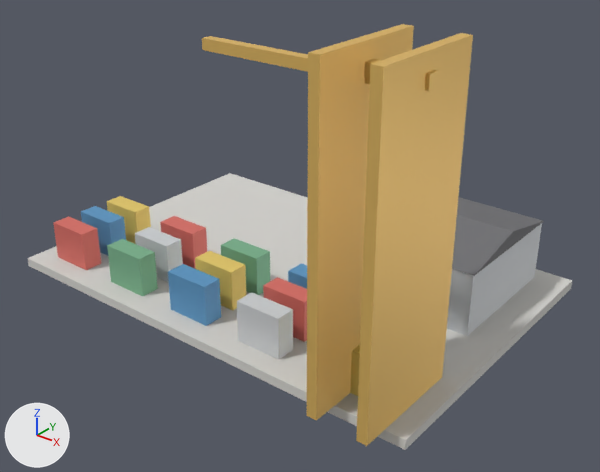
The glTF model client/public/models/port.glb: old version first, new version second.
Both versions are drawn from a 50 mm lens placed at (61.3, -75.2, 53.0), pointed at (4.4, -4.0, 8.9). Lighting does not change. The marker at lower left points along +X, +Y and +Z. The older version comes first. Where no turn or scale is listed for an object, it has been applied to the vertices. Vertices at exactly the same position are counted once.
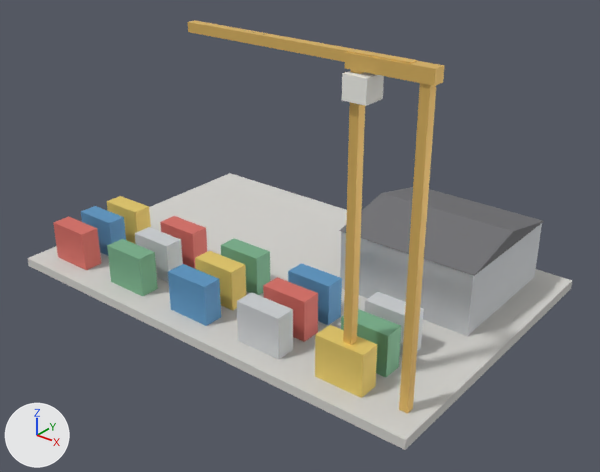
Changed parts and their boxes [x1, y1, x2, y2] in the pictures (600 x 472 px; the box of a moved part takes in the faces that stretch with it):
```json
{"object": "Cube.032", "change": "reshaped, moved, rescaled", "before": [307, 24, 473, 446], "after": [188, 20, 445, 414], "on screen": "54% wider, 7% shorter"}
{"object": "Cube.035", "change": "recoloured, moved, rescaled", "before": [202, 36, 370, 84], "after": [342, 71, 384, 106]}
{"part": 1, "of": "me_cube_032", "change": "added", "after": [188, 20, 417, 64], "on screen": "orange"}
{"part": 2, "of": "me_cube_032", "change": "moved or reshaped", "before": [356, 33, 473, 446], "after": [345, 52, 445, 414]}
{"object": "Cube.025", "change": "unchanged, uncovered by the edit", "before": [350, 345, 360, 396], "after": [315, 325, 377, 398]}
{"object": "Cube.027", "change": "unchanged, uncovered by the edit", "after": [341, 309, 401, 377]}
{"object": "Cube.023", "change": "unchanged, uncovered by the edit", "before": [288, 263, 307, 289], "after": [288, 263, 342, 325]}
{"object": "Cube.029", "change": "unchanged, uncovered by the edit", "after": [365, 292, 424, 356]}
```

The change, as JSON lines over the scene's bpy script:
```json
{"op": "add", "block": "mat_crane_cab", "code": ["mat_crane_cab = principled_material('crane_cab')", "mat_crane_cab.base_color = (0.9, 0.9, 0.85)  # white #f3f3ed"]}
{"block": "me_cube_032", "where": "# used by ob_cube_032; location = (21.0, -16.0, 19.2); scale = (1.2, 14.0, 36.0)"}
{"block": "me_cube_032", "where": "# verts and faces of me_cube_032; kept vertices keep their numbers, new ones are numbered from 24"}
{"block": "me_cube_032", "where": "# before: 8 (4.5, -0.5, -0.5) at pixel (356, 440), 9 (4.5, -0.5, 0.5) at pixel (370, 64), 10 (4.5, 0.5, -0.5), 11 (4.5, 0.5, 0.5) at pixel (460, 33), 12 (5.5, -0.5, -0.5) at pixel (366, 445)"}
{"block": "me_cube_032", "where": "# before: 13 (5.5, -0.5, 0.5) at pixel (383, 66), 14 (5.5, 0.5, -0.5) at pixel (442, 377), 15 (5.5, 0.5, 0.5) at pixel (473, 34), 16 (-0.83, -0.05, 0.41), 17 (-0.83, -0.05, 0.45)"}
{"block": "me_cube_032", "where": "# before: 18 (-0.83, 0.05, 0.41), 19 (-0.83, 0.05, 0.45), 20 (5.83, -0.05, 0.41) at pixel (428, 91), 21 (5.83, -0.05, 0.45) at pixel (429, 74), 22 (5.83, 0.05, 0.41) at pixel (437, 87)"}
{"block": "me_cube_032", "where": "# before: 23 (5.83, 0.05, 0.45) at pixel (438, 70)"}
{"op": "remove", "block": "me_cube_032", "code": "me_cube_032.from_pydata(...)  # 24 vertices, 36 faces; spans x -0.83..5.83, y -0.5..0.5, z -0.5..0.5"}
{"op": "add", "block": "me_cube_032", "code": "me_cube_032.from_pydata(...)  # 32 vertices, 48 faces; spans x -20.5..8.0, y -0.7..0.7, z -0.5..0.52"}
{"block": "me_cube_032", "change": "me_cube_032 part 1: a new loose piece, a box spanning x -20.5..5.5, y -0.5..0.5, z 0.494..0.524, in mat_crane (orange #edc46c)"}
{"block": "me_cube_032", "change": "me_cube_032 part 2"}
{"op": "add", "block": "me_cube_032", "code": "for i in [*range(8, 16)]: verts[i] += (2.0, 0.0, 0.0)"}
{"op": "add", "block": "me_cube_032", "code": "verts[16] = (-1.0, -0.7, 0.48)  # moved, pixel (344, 68)"}
{"op": "add", "block": "me_cube_032", "code": "verts[17] = (-1.0, -0.7, 0.52)  # moved, pixel (344, 52)"}
{"op": "add", "block": "me_cube_032", "code": "verts[18] = (-1.0, 0.7, 0.48)  # moved"}
{"op": "add", "block": "me_cube_032", "code": "verts[19] = (-1.0, 0.7, 0.52)  # moved, pixel (354, 49)"}
{"op": "add", "block": "me_cube_032", "code": "verts[20] = (8.0, -0.7, 0.48)  # moved, pixel (434, 86)"}
{"op": "add", "block": "me_cube_032", "code": "verts[21] = (8.0, -0.7, 0.52)  # moved, pixel (435, 69)"}
{"op": "add", "block": "me_cube_032", "code": "verts[22] = (8.0, 0.7, 0.48)  # moved, pixel (443, 82)"}
{"op": "add", "block": "me_cube_032", "code": "verts[23] = (8.0, 0.7, 0.52)  # moved, pixel (444, 65)"}
{"block": "me_cube_035", "where": "me_cube_035.from_pydata(...)  # 8 vertices, 12 faces; spans x -0.5..0.5, y -0.5..0.5, z -0.5..0.5"}
{"op": "remove", "block": "me_cube_035", "code": "me_cube_035.materials.append(mat_crane_arm)  # orange #edc46c"}
{"op": "add", "block": "me_cube_035", "code": "me_cube_035.materials.append(mat_crane_cab)  # white #f3f3ed"}
{"op": "set", "path": "ob_cube_032.location", "old": "(21.0, -16.0, 19.2)", "new": "(20.5, -16.0, 18.2)"}
{"op": "set", "path": "ob_cube_032.scale", "old": "(1.2, 14.0, 36.0)", "new": "(1.0, 1.0, 34.0)"}
{"op": "set", "path": "ob_cube_035.location", "old": "(14.0, -16.0, 34.1)", "new": "(21.0, -16.0, 33.0)"}
{"op": "set", "path": "ob_cube_035.scale", "old": "(24.0, 1.2, 1.2)", "new": "(2.6, 2.6, 2.4)"}
```
